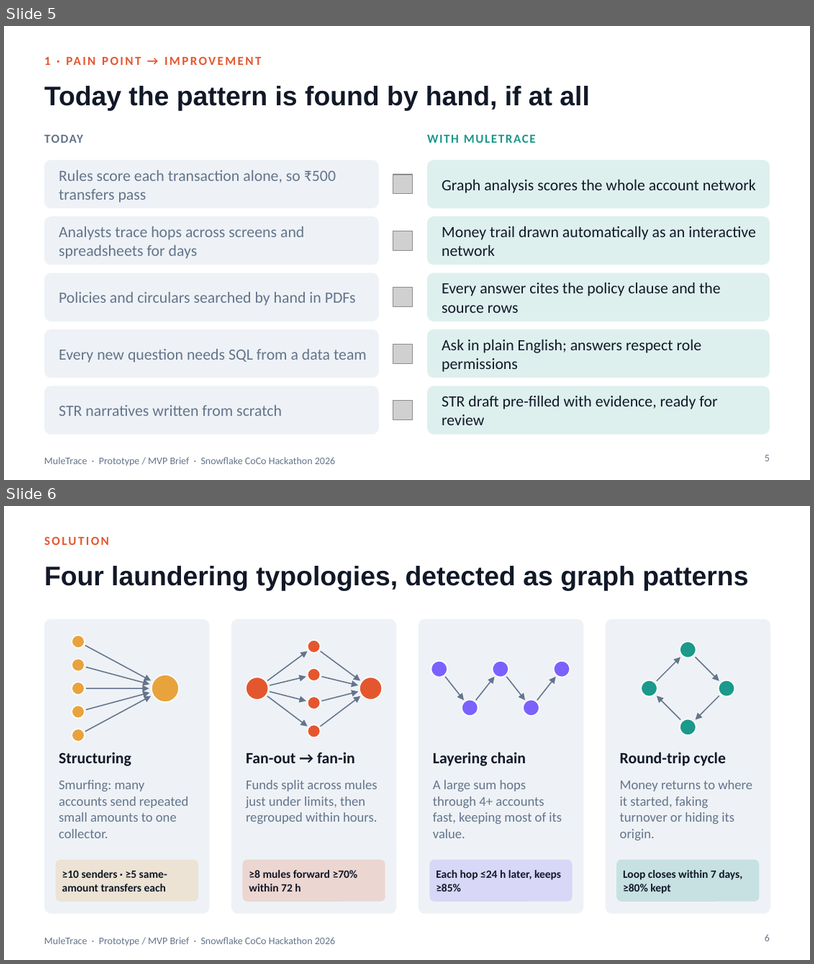
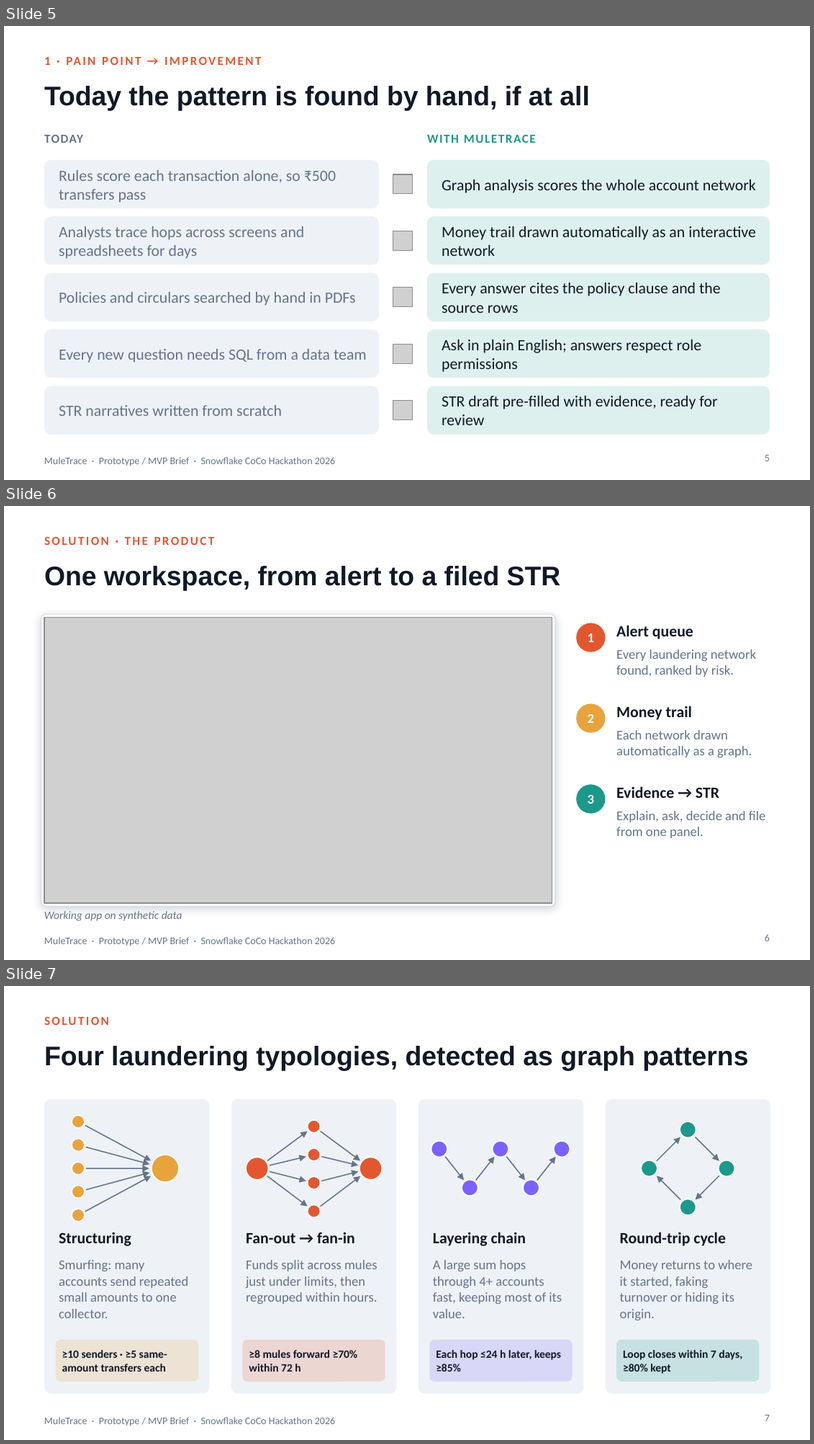
Before and after one commit to SwasthikaDev/SnowflakeCoCoCLI, a slide deck: deck/MuleTrace_MVP_Brief.pptx. Shown one above the other, each under a label of ours: slides 5 and 6 before the commit, slides 5, 6 and 7 after it. The pictures are 814x964 and 814x1444 pixels, drawn with LibreOffice and Linux fonts; fonts in the diff are those of the drawing; grey boxes stand for pictures. Boxes give left, top, right and bottom in pixels: in the first picture for what was removed or moved away, otherwise in the second. Text is boxed around its words. In the diff, an @@ line names an element or a change of style, - is before the commit and + after.

```diff
--- a/deck/MuleTrace_MVP_Brief.pptx
+++ b/deck/MuleTrace_MVP_Brief.pptx
@@ slide 6 added at <box>4,506,810,960</box>, background #FFFFFF; not listed: 1 template element that a slide beside it also shows @@
@@ text added at <box>44,536,215,545</box>, 11 pt, text #E4572E, bold @@
+SOLUTION · THE PRODUCT
@@ title added at <box>44,566,561,591</box>, 24 pt, text #111827, bold @@
+One workspace, from alert to a filed STR
@@ rounded rectangle added at <box>41,614,556,906</box>, fill #FFFFFF, outline #D5DCE5 0.75 pt @@
@@ picture added at <box>44,618,553,903</box> @@
@@ ellipse added at <box>576,623,606,652</box>, fill #E4572E @@
@@ text added at <box>588,633,594,642</box>, 12 pt, text #FFFFFF, bold @@
+1
@@ text added at <box>617,625,694,639</box>, 14 pt, text #111827, bold @@
+Alert queue
@@ text added at <box>617,649,756,677</box>, 12 pt, text #64748B @@
+Every laundering network found, ranked by risk.
@@ ellipse added at <box>576,703,606,733</box>, fill #E8A33D @@
@@ text added at <box>588,714,594,723</box>, 12 pt, text #FFFFFF, bold @@
+2
@@ text added at <box>617,705,692,720</box>, 14 pt, text #111827, bold @@
+Money trail
@@ text added at <box>617,730,752,757</box>, 12 pt, text #64748B @@
+Each network drawn automatically as a graph.
@@ ellipse added at <box>576,784,606,813</box>, fill #1B998B @@
@@ text added at <box>617,786,720,798</box>, 14 pt, text #111827, bold @@
+Evidence → STR
@@ text added at <box>588,795,594,803</box>, 12 pt, text #FFFFFF, bold @@
+3
@@ text added at <box>617,811,766,838</box>, 12 pt, text #64748B @@
+Explain, ask, decide and file from one panel.
@@ text added at <box>44,911,183,921</box>, 10 pt, text #64748B, italic @@
+Working app on synthetic data
@@ page number added at <box>765,934,770,941</box>, 9 pt, text #64748B @@
+6
@@ what was slide 6 is now slide 7 @@
@@ page number at <box>765,1414,770,1421</box>: text changed @@
-6
+7
```
Also in this commit, not shown: 2 slides changed, 5 other slides added, 1 slide removed, 13 other files.
